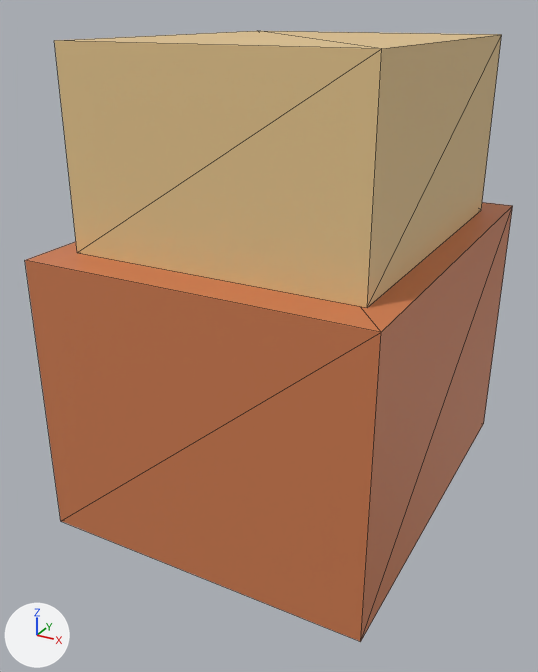
The glTF model game/modules/core/models/crates.gltf: old version first, new version second.
One viewpoint serves both versions: a 50 mm camera at (1.27, -2.55, 1.89) aimed at (-0.06, -0.14, 0.69). Arrows for +X, +Y and +Z are at lower left; the lights stay in place. The first picture is the older version. Mesh edges are drawn as thin lines. Vertices at exactly the same position are counted once.
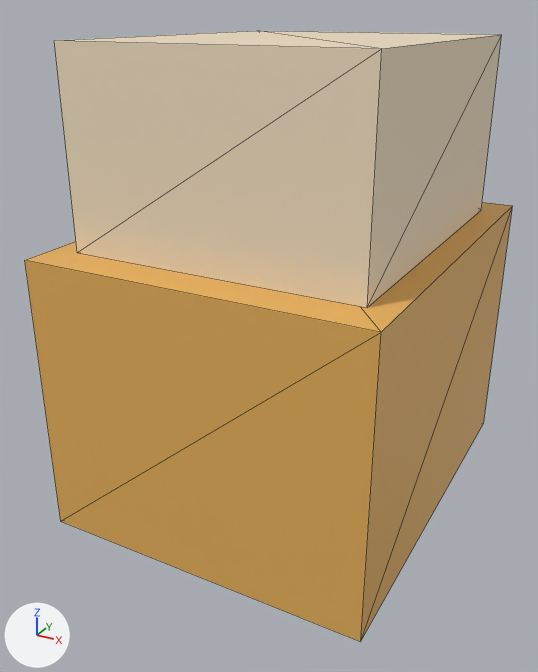
Pixel boxes (x1, y1, x2, y2) of what changed, in the pictures (538 x 672 px):
part 1 of me_box, recoloured: (25, 202, 513, 642) in both
part 2 of me_box_2, recoloured: (54, 31, 502, 308) in both

The change in detail:
me_box has 8 vertices, 12 faces and spans x -0.65..0.65, y -0.8..0.8, z 0.0..1.1.
me_box is used by ob_box; location (0.0, 0.0, 0.0).
me_box part 1: 12 faces centred in x -0.65..0.65, y -0.8..0.8, z 0.0..1.1 are repainted in the vertex colours; the middle colour goes from orange #cf7c50 to orange #e7b15a.
me_box_2 has 8 vertices, 12 faces and spans x -0.55..0.55, y -0.65..0.65, z 1.1..1.8.
me_box_2 is used by ob_box_2; location (0.0, 0.0, 0.0).
me_box_2 part 2: 12 faces centred in x -0.55..0.55, y -0.65..0.65, z 1.1..1.8 are repainted in the vertex colours; the middle colour goes from beige #e7c78e to beige #f4e2c4.
